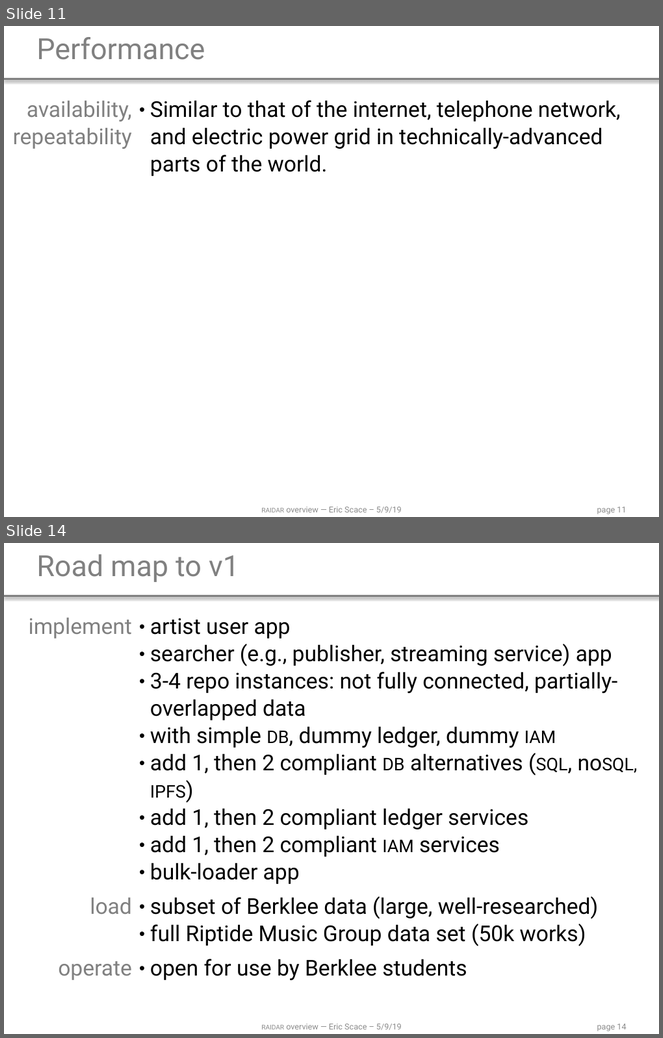
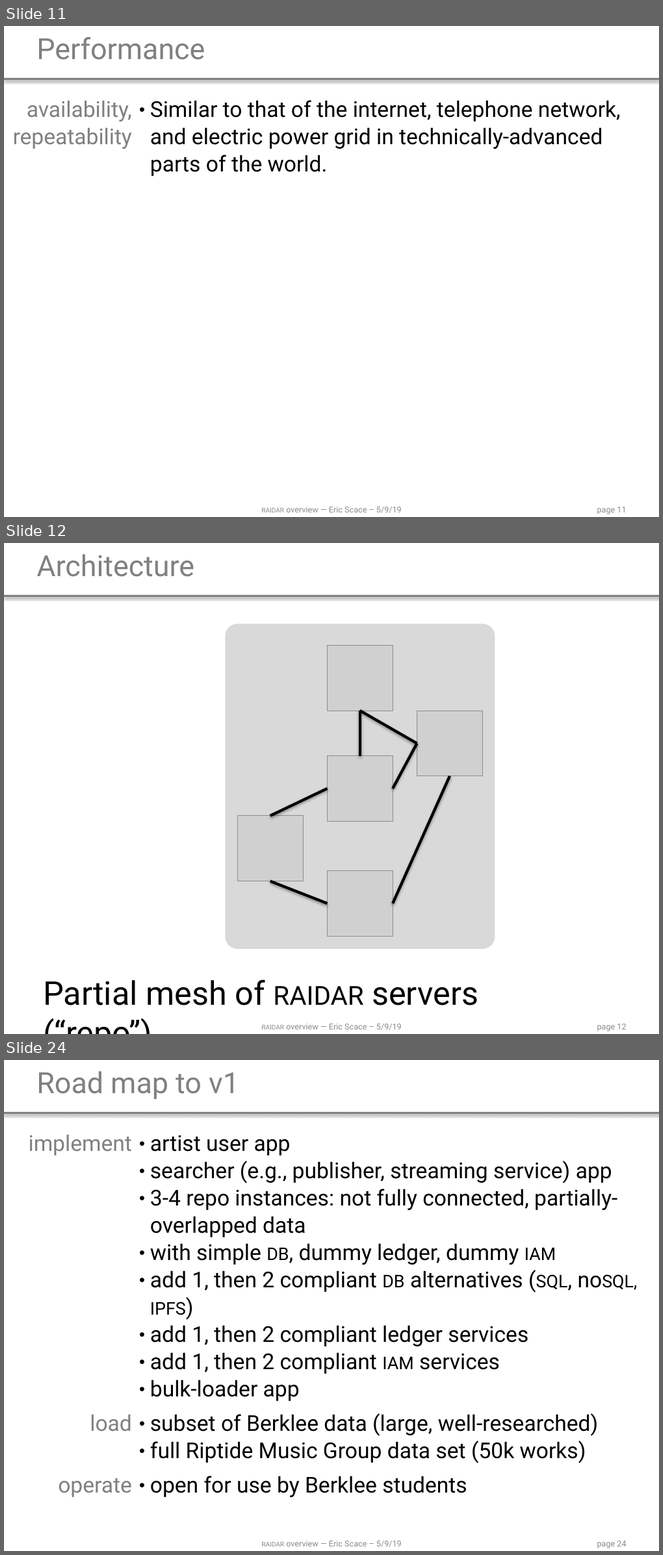
Before and after one commit to ldnovak/RAIDAR, a slide deck: docs/2019 05 10 presentation/2019 05 10 overview.pptx. Shown one above the other, each under a label of ours: slides 11 and 14 before the commit, slides 11, 12 and 24 after it; the slides between them are not shown. The pictures are 663x1038 and 663x1555 pixels, drawn with LibreOffice and Linux fonts; fonts in the diff are those of the drawing; grey boxes stand for pictures. Boxes give left, top, right and bottom in pixels: in the first picture for what was removed or moved away, otherwise in the second. Text is boxed around its words. In the diff, an @@ line names an element or a change of style, - is before the commit and + after.

Commit message:
add architecture diagrams & commentary
ref #11

```diff
--- a/docs/2019 05 10 presentation/2019 05 10 overview.pptx
+++ b/docs/2019 05 10 presentation/2019 05 10 overview.pptx
@@ slide 12 added at box(4, 543, 659, 1034), background #FFFFFF; not listed: 3 template elements that a slide beside it also shows @@
@@ title added at box(36, 554, 194, 577), 32 pt, text #808080 @@
+Architecture
@@ rounded rectangle added at box(226, 624, 495, 949), fill #D9D9D9 @@
@@ picture added at box(327, 645, 393, 711) @@
@@ line added from (360, 711) to (360, 756), #000000 3 pt @@
@@ line added from (360, 711) to (417, 743), #000000 3 pt @@
@@ picture added at box(417, 711, 482, 776) @@
@@ picture added at box(327, 756, 393, 821) @@
@@ line added from (393, 789) to (417, 743), #000000 3 pt @@
@@ line added from (393, 903) to (449, 776), #000000 3 pt @@
@@ line added from (270, 816) to (327, 789), #000000 3 pt @@
@@ picture added at box(238, 816, 304, 882) @@
@@ picture added at box(327, 871, 393, 936) @@
@@ line added from (327, 903) to (270, 882), #000000 3 pt @@
@@ text added at box(43, 980, 478, 1006), 36 pt, text #000000 @@
+Partial mesh of raidar servers (“repo”)
@@ what was slide 14 is now slide 24 @@
@@ page number at box(597, 1541, 626, 1549): text changed @@
-page 14
+page 24
```
Also in this commit, not shown: 1 slide changed, 10 other slides added, 1 slide removed.
